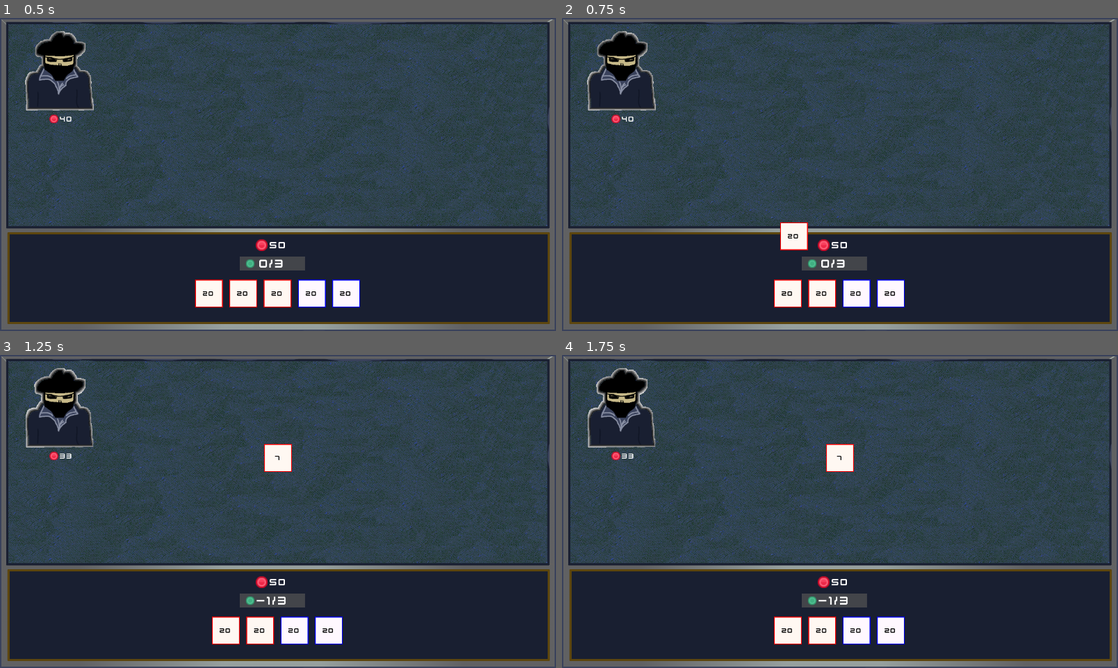
Above: before the commit, frames 1-4 (two rows, left to right).
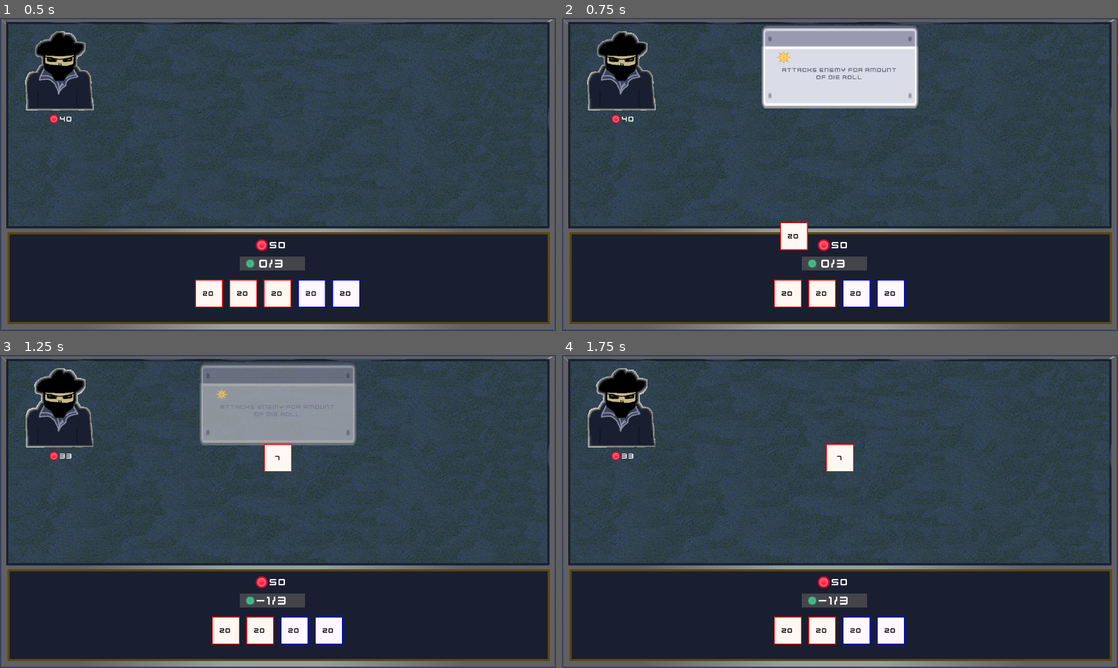
Above: after the commit, the same moments.

Repository: platopixel/d20
Game: Godot game, scene res://scenes/main.tscn
Two runs of this game, one before a commit and one after it. Both use one fixed random seed, a clock stepped at 60 frames per second and the inputs below.
Inputs (mouse positions are in pixels of both pictures, inside the frame that each line leads up to):
- Up to frame 1 (0.5 s): no input
- Up to frame 2 (0.75 s): tap Enter at 0.5 s; drag from (773, 293) to (840, 121) at 0.52 s
- Up to frame 3 (1.25 s): no input
- Up to frame 4 (1.75 s): drag from (789, 630) to (840, 458) at 1.27 s

Frame 1 is identical in both runs. In frame 2, 7.5% of the frame differs, in the area x 35-65%, y 2-29%; in frame 3, 7.4%; in frame 4, nothing differs.

Commit message:
add tooltips

Diff:
--- a/custom_resources/die_model.gd
+++ b/custom_resources/die_model.gd
@@ -13,6 +13,7 @@
 @export_group("Die Visuals")
 @export var shader: ShaderMaterial
 @export_multiline var tooltip_text: String
+@export var icon: Texture
 
 
 func is_enemy_targeted() -> bool:
--- a/dice/attack.tres
+++ b/dice/attack.tres
@@ -1,6 +1,7 @@
-[gd_resource type="Resource" load_steps=4 format=3 uid="uid://b2j7ush2hjsqo"]
+[gd_resource type="Resource" load_steps=5 format=3 uid="uid://b2j7ush2hjsqo"]
 
 [ext_resource type="Script" path="res://dice/attack.gd" id="1_mahes"]
+[ext_resource type="Texture2D" uid="uid://4olrskei7nd6" path="res://assets/attack_icon.png" id="1_u2k4n"]
 [ext_resource type="Shader" path="res://shaders/attack.gdshader" id="2_6lfks"]
 
 [sub_resource type="ShaderMaterial" id="ShaderMaterial_5ecbp"]
@@ -14,4 +15,5 @@
 cost = 1
 num_faces = 20
 shader = SubResource("ShaderMaterial_5ecbp")
-tooltip_text = ""
+tooltip_text = "[center]Attacks enemy for amount of die roll[/center]"
+icon = ExtResource("1_u2k4n")
--- a/dice/block.tres
+++ b/dice/block.tres
@@ -1,6 +1,7 @@
-[gd_resource type="Resource" load_steps=4 format=3 uid="uid://dgrvgsgs3gp5c"]
+[gd_resource type="Resource" load_steps=5 format=3 uid="uid://dgrvgsgs3gp5c"]
 
 [ext_resource type="Script" path="res://dice/block.gd" id="1_dcyyl"]
+[ext_resource type="Texture2D" uid="uid://cup4tuyspw8lx" path="res://assets/block_icon.png" id="1_oyymh"]
 [ext_resource type="Shader" path="res://shaders/block.gdshader" id="2_u4hbb"]
 
 [sub_resource type="ShaderMaterial" id="ShaderMaterial_6hepr"]
@@ -9,9 +10,10 @@
 [resource]
 script = ExtResource("1_dcyyl")
 id = "block"
-type = 0
+type = 1
 target = 0
 cost = 1
 num_faces = 20
 shader = SubResource("ShaderMaterial_6hepr")
-tooltip_text = ""
+tooltip_text = "[center]Blocks self for amount of die roll[/center]"
+icon = ExtResource("1_oyymh")
--- a/global/events.gd
+++ b/global/events.gd
@@ -5,4 +5,6 @@
 signal die_drag_ended(die: Die)
 signal die_aim_started(die: Die)
 signal die_aim_ended(die: Die)
-signal die_played(die: Die)
+signal die_played(die: DieModel)
+signal die_tooltip_requested(die: DieModel)
+signal tooltip_hide_requested
--- a/scenes/dice/die_state_machine.gd
+++ b/scenes/dice/die_state_machine.gd
@@ -29,11 +29,13 @@
 
 
 func on_mouse_entered() -> void:
-	pass
+	if current_state:
+		current_state.on_mouse_entered()
 
 
 func on_mouse_exited() -> void:
-	pass
+	if current_state:
+		current_state.on_mouse_exited()
 
 
 func _on_transition_requested(from: DieState, to: DieState.State) -> void:
--- a/scenes/dice/die_states/die_base_state.gd
+++ b/scenes/dice/die_states/die_base_state.gd
@@ -7,6 +7,7 @@
 	die.debugColor.color = Color.WEB_GREEN
 	die.debugLabel.text = "BASE"
 	die.pivot_offset = Vector2.ZERO
+	Events.tooltip_hide_requested.emit()
 
 
 func on_gui_input(event: InputEvent) -> void:
@@ -22,9 +23,11 @@
 	if not die.playable or die.disabled:
 		return
 	# todo: add visual indicator that the die is being hovered
+	Events.die_tooltip_requested.emit(die.die.icon, die.die.tooltip_text)
 
 
 func on_mouse_exited() -> void:
 	if not die.playable or die.disabled:
 		return
 	# todo: remove visual indicator that the die is being hovered
+	Events.tooltip_hide_requested.emit()
--- a/scenes/dice/die_states/die_released_state.gd
+++ b/scenes/dice/die_states/die_released_state.gd
@@ -13,7 +13,7 @@
 	if not die.targets.is_empty():
 		die.play()
 		played = true
-		print("play die for target(s) ", die.targets)
+		Events.tooltip_hide_requested.emit()
 
 
 func on_input(_event: InputEvent) -> void:
--- a/scenes/game_table.tscn
+++ b/scenes/game_table.tscn
@@ -10,6 +10,7 @@
 [ext_resource type="PackedScene" uid="uid://7h0jvdjn6qic" path="res://scenes/ui/player.tscn" id="7_txw2l"]
 [ext_resource type="PackedScene" uid="uid://dr2o56k61bc2t" path="res://scenes/ui/energy_ui.tscn" id="8_g1wg8"]
 [ext_resource type="Resource" uid="uid://bo2k5hhiu37r4" path="res://characters/player/player.tres" id="8_w6sov"]
+[ext_resource type="PackedScene" uid="uid://dcn4hskvgsfw7" path="res://scenes/ui/tooltip.tscn" id="10_s1a8w"]
 
 [sub_resource type="CanvasItemMaterial" id="CanvasItemMaterial_vbntx"]
 
@@ -83,6 +84,10 @@
 die = ExtResource("6_7ie2d")
 player_stats = ExtResource("8_w6sov")
 
+[node name="Tooltip" parent="BattleUI" instance=ExtResource("10_s1a8w")]
+offset_top = 18.0
+offset_bottom = 208.0
+
 [node name="EnergyUI" parent="." instance=ExtResource("8_g1wg8")]
 offset_left = 552.0
 offset_top = 549.0
--- /dev/null
+++ b/scenes/ui/tooltip.gd
@@ -0,0 +1,43 @@
+class_name Tooltip extends PanelContainer
+
+@export var fade_seconds := 0.2
+
+@onready var tooltip_icon: TextureRect = %TooltipIcon
+@onready var tooltip_text_label: RichTextLabel = %TooltipText
+
+var tween: Tween
+var is_visible: bool = false
+
+
+func _ready() -> void:
+	Events.die_tooltip_requested.connect(show_tooltip)
+	Events.tooltip_hide_requested.connect(hide_tooltip)
+	modulate = Color.TRANSPARENT
+	hide()
+
+
+func show_tooltip(icon: Texture, text: String) -> void:
+	is_visible = true
+	if tween:
+		tween.kill()
+
+	tooltip_icon.texture = icon
+	tooltip_text_label.text = text
+	tween = create_tween().set_ease(Tween.EASE_OUT).set_trans(Tween.TRANS_CUBIC)
+	tween.tween_callback(show)
+	tween.tween_property(self, "modulate", Color.WHITE, fade_seconds)
+
+
+func hide_tooltip() -> void:
+	is_visible = false
+	if tween:
+		tween.kill()
+
+	get_tree().create_timer(fade_seconds, false).timeout.connect(hide_animation)
+
+
+func hide_animation() -> void:
+	if not is_visible:
+		tween = create_tween().set_ease(Tween.EASE_OUT).set_trans(Tween.TRANS_CUBIC)
+		tween.tween_property(self, "modulate", Color.TRANSPARENT, fade_seconds)
+		tween.tween_callback(hide)
--- /dev/null
+++ b/scenes/ui/tooltip.tscn
@@ -0,0 +1,50 @@
+[gd_scene load_steps=5 format=3 uid="uid://dcn4hskvgsfw7"]
+
+[ext_resource type="Theme" uid="uid://d3nt4vpn2j01h" path="res://main_theme.tres" id="1_5w7cy"]
+[ext_resource type="Script" path="res://scenes/ui/tooltip.gd" id="2_m1x4p"]
+[ext_resource type="Texture2D" uid="uid://dw3it0krwlyo" path="res://assets/panel_rectangle.png" id="3_d7dhi"]
+[ext_resource type="Texture2D" uid="uid://cfvxefgab4wck" path="res://assets/yellow_square.png" id="4_vudef"]
+
+[node name="Tooltip" type="PanelContainer"]
+anchors_preset = 5
+anchor_left = 0.5
+anchor_right = 0.5
+offset_left = -180.0
+offset_right = 180.0
+offset_bottom = 190.0
+grow_horizontal = 2
+theme = ExtResource("1_5w7cy")
+script = ExtResource("2_m1x4p")
+
+[node name="TextureRect" type="TextureRect" parent="."]
+layout_mode = 2
+texture = ExtResource("3_d7dhi")
+expand_mode = 2
+
+[node name="MarginContainer" type="MarginContainer" parent="."]
+layout_mode = 2
+theme_override_constants/margin_left = 35
+theme_override_constants/margin_top = 57
+theme_override_constants/margin_right = 35
+theme_override_constants/margin_bottom = 30
+
+[node name="VBoxContainer" type="VBoxContainer" parent="MarginContainer"]
+layout_mode = 2
+
+[node name="TooltipIcon" type="TextureRect" parent="MarginContainer/VBoxContainer"]
+unique_name_in_owner = true
+custom_minimum_size = Vector2(32, 32)
+layout_mode = 2
+size_flags_horizontal = 0
+texture = ExtResource("4_vudef")
+expand_mode = 1
+stretch_mode = 5
+
+[node name="TooltipText" type="RichTextLabel" parent="MarginContainer/VBoxContainer"]
+unique_name_in_owner = true
+layout_mode = 2
+size_flags_vertical = 3
+theme_override_colors/default_color = Color(0.4, 0.407843, 0.501961, 1)
+bbcode_enabled = true
+text = "Tooltip description is very
+Tooltip description"
Binary file added: assets/attack_icon.png
Not shown, added: assets/attack_icon.png.import
Binary file added: assets/block_icon.png
Not shown, added: assets/block_icon.png.import
Binary file added: assets/panel_rectangle.png
Not shown, added: assets/panel_rectangle.png.import
Binary file added: assets/yellow_square.png
Not shown, added: assets/yellow_square.png.import
Not shown: 1 places in scenes/game_table.tscn that only renumber resources
